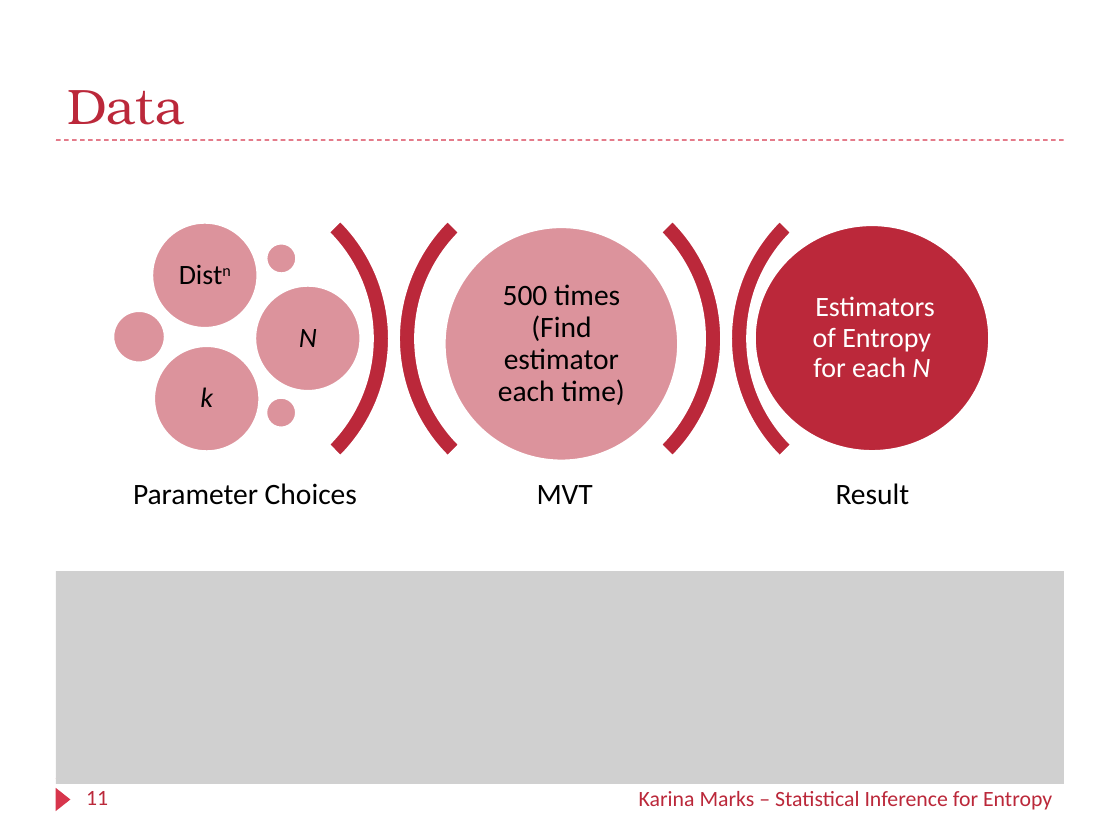
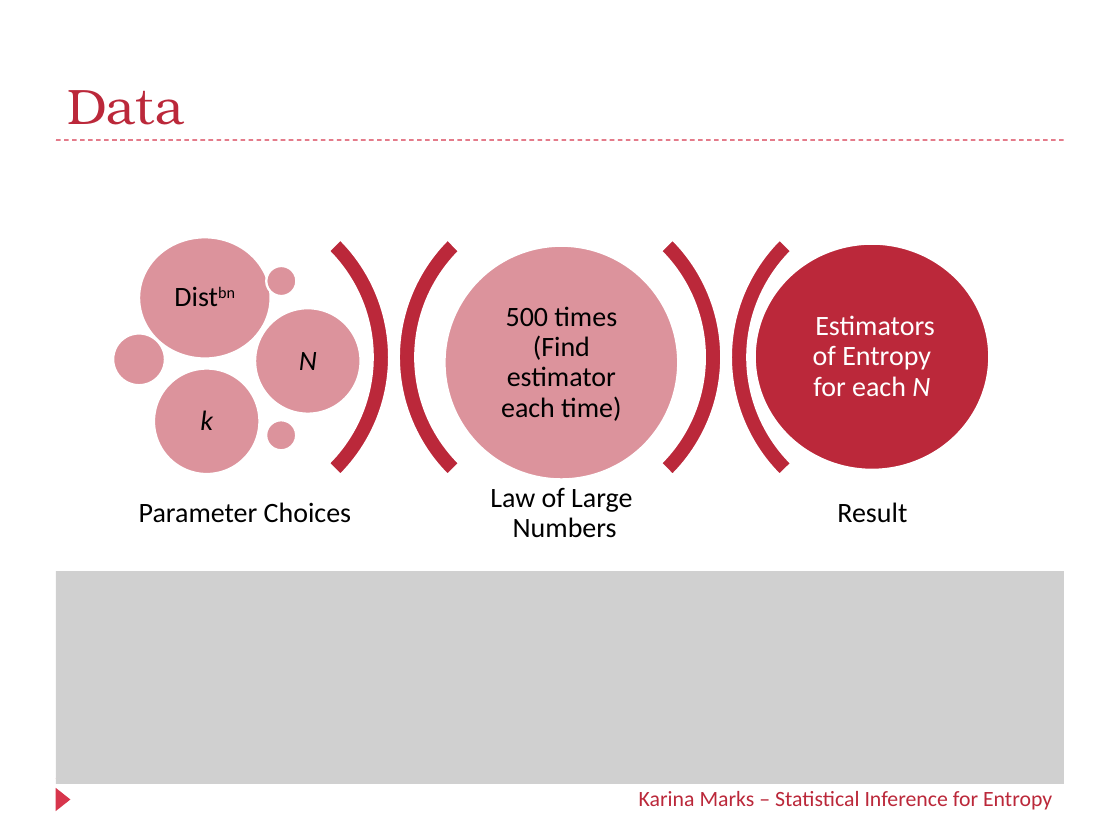
Before and after one commit to KarinaMarks/Entropy-Estimators, a slide deck: slide 11 of Presentation/Statistical Inference for Entropy.pptx. Drawn at 1120x840 pixels with LibreOffice and Linux fonts; fonts in the diff are those of the drawing; grey boxes stand for pictures; background and template pictures are left out. Boxes give left, top, right and bottom in pixels: in the first picture for what was removed or moved away, otherwise in the second. Text is boxed around its words. In the diff, an @@ line names an element or a change of style, - is before the commit and + after.

```diff
--- a/Presentation/Statistical Inference for Entropy.pptx
+++ b/Presentation/Statistical Inference for Entropy.pptx
@@ ellipse: place and size @@
-ellipse at [152, 223, 258, 328]
+ellipse at [139, 237, 271, 358]
@@ text at [158, 255, 251, 342]: text changed @@
-Distn
+Distbn
@@ text "N": place and size @@
-text "N" at [299, 329, 317, 347]
+text "N" at [299, 352, 317, 370]
@@ ellipse: place and size @@
-ellipse at [113, 311, 165, 363]
+ellipse at [113, 334, 165, 385]
@@ 6 ellipses, 5 texts, 4 arch (boxed as its full ring)s: place and size @@
-6 ellipses, 5 texts, 4 arch (boxed as its full ring)s at [56, 172, 1064, 505]
+6 ellipses, 5 texts, 4 arch (boxed as its full ring)s at [56, 190, 1064, 523]
@@ size 19 to 18 pt in 3 elements at [501, 306, 621, 421], [837, 502, 907, 523], [139, 502, 351, 523] @@
@@ text added at [490, 488, 632, 538], 18 pt, text #000000 @@
+Law of Large
+Numbers
@@ text removed at [537, 485, 593, 504] @@
-MVT
@@ page number rewrapped from [86, 791, 108, 805] to [75, 571, 318, 778] @@
```
Also in this commit, not shown: 4 other slides changed.
